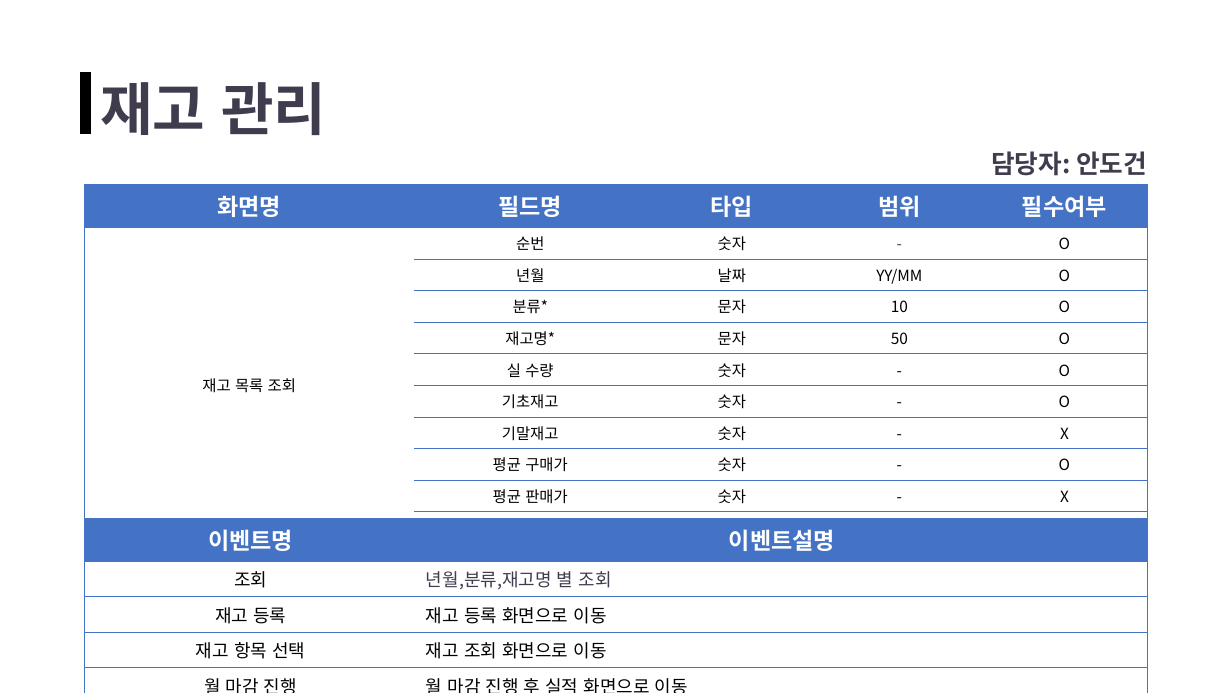
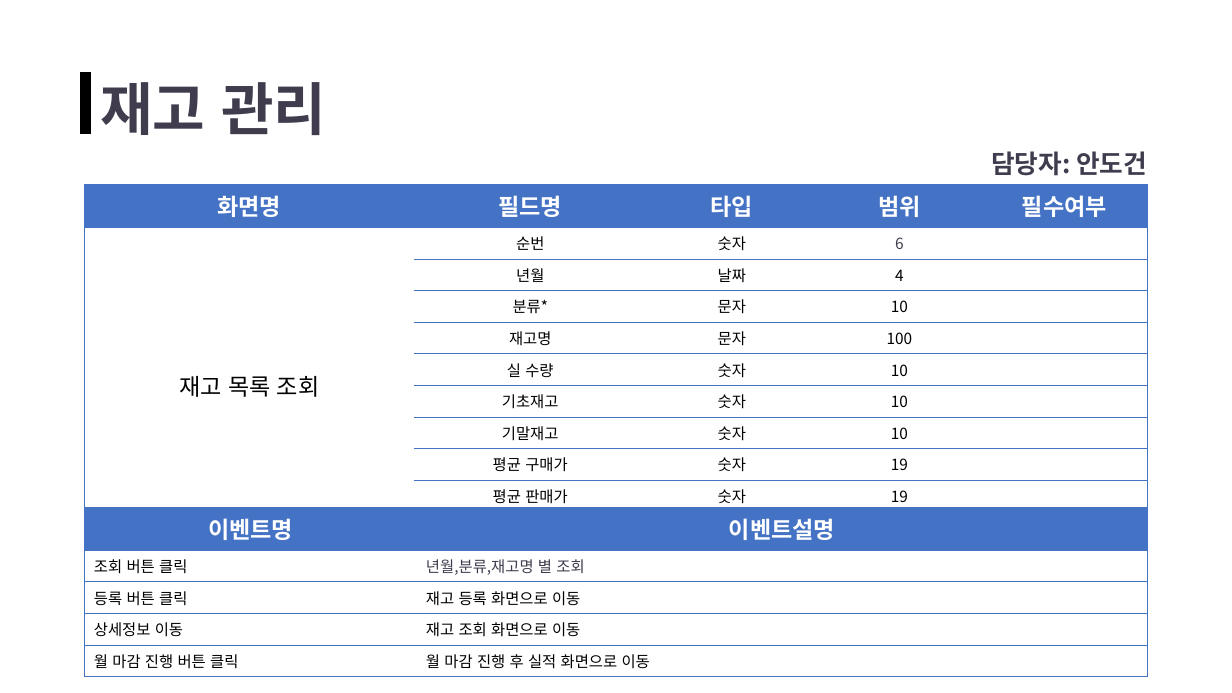
Before and after one commit to ppodong-bro/Team_OB, a slide deck: slide 5 of 분석자료/화면설계서(초안)_재고 관리.pptx. Drawn at 1232x693 pixels with LibreOffice and Linux fonts; fonts in the diff are those of the drawing. Boxes give left, top, right and bottom in pixels: in the first picture for what was removed or moved away, otherwise in the second. Text is boxed around its words. In the diff, an @@ line names an element or a change of style, - is before the commit and + after.

Commit message:
화면설계서_재고 관리 초안 Update
화면설계서_재고 관리 초안 Update

```diff
--- a/분석자료/화면설계서(초안)_재고 관리.pptx
+++ b/분석자료/화면설계서(초안)_재고 관리.pptx
@@ table at <box>85,185,1147,542</box> @@
-row 2, column 4: -
+row 2, column 4: 6
-row 2, column 5: O
+row 2, column 5: 
-row 3, column 4: YY/MM
+row 3, column 4: 4
-row 3, column 5: O
+row 3, column 5: 
-row 4, column 5: O
+row 4, column 5: 
-row 5:  | 재고명* | 문자 | 50 | O
+row 5:  | 재고명 | 문자 | 100 | 
-row 6, column 4: -
+row 6, column 4: 10
-row 6, column 5: O
+row 6, column 5: 
-row 7, column 4: -
+row 7, column 4: 10
-row 7, column 5: O
+row 7, column 5: 
-row 8, column 4: -
+row 8, column 4: 10
-row 8, column 5: X
+row 8, column 5: 
-row 9, column 4: -
+row 9, column 4: 19
-row 9, column 5: O
+row 9, column 5: 
-row 10, column 4: -
+row 10, column 4: 19
-row 10, column 5: X
+row 10, column 5: 
-row 11, column 4: -
+row 11, column 4: 19
-row 11, column 5: O
+row 11, column 5: 
@@ size 12 to 18 pt in "재고 목록 조회" @@
@@ table at <box>85,507,1148,673</box> @@
-row 2, column 1: 조회
+row 2, column 1: 조회 버튼 클릭
-row 3, column 1: 재고 등록
+row 3, column 1: 등록 버튼 클릭
-row 4, column 1: 재고 항목 선택
+row 4, column 1: 상세정보 이동
-row 5, column 1: 월 마감 진행
+row 5, column 1: 월 마감 진행 버튼 클릭
@@ size 14 to 12 pt in "년월,분류,재고명 별 조회", "재고 등록 화면으로 이동", "재고 조회 화면으로 이동", "월 마감 진행 후 실적 화면으로 이동" @@
@@ table: place and size @@
-table at <box>85,518,1148,679</box>
+table at <box>85,507,1148,673</box>
```
Also in this commit, not shown: 9 other slides changed.
